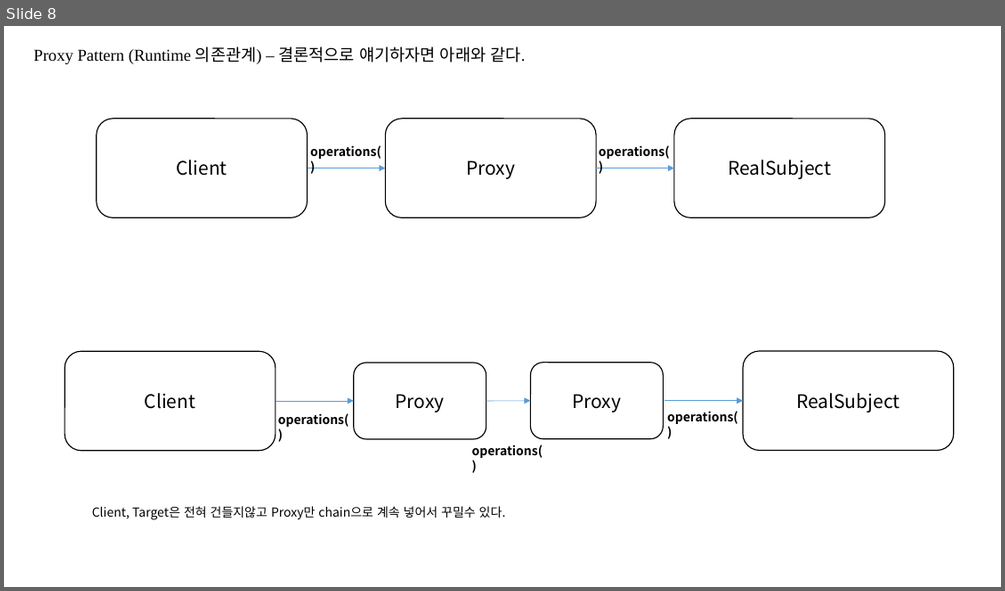
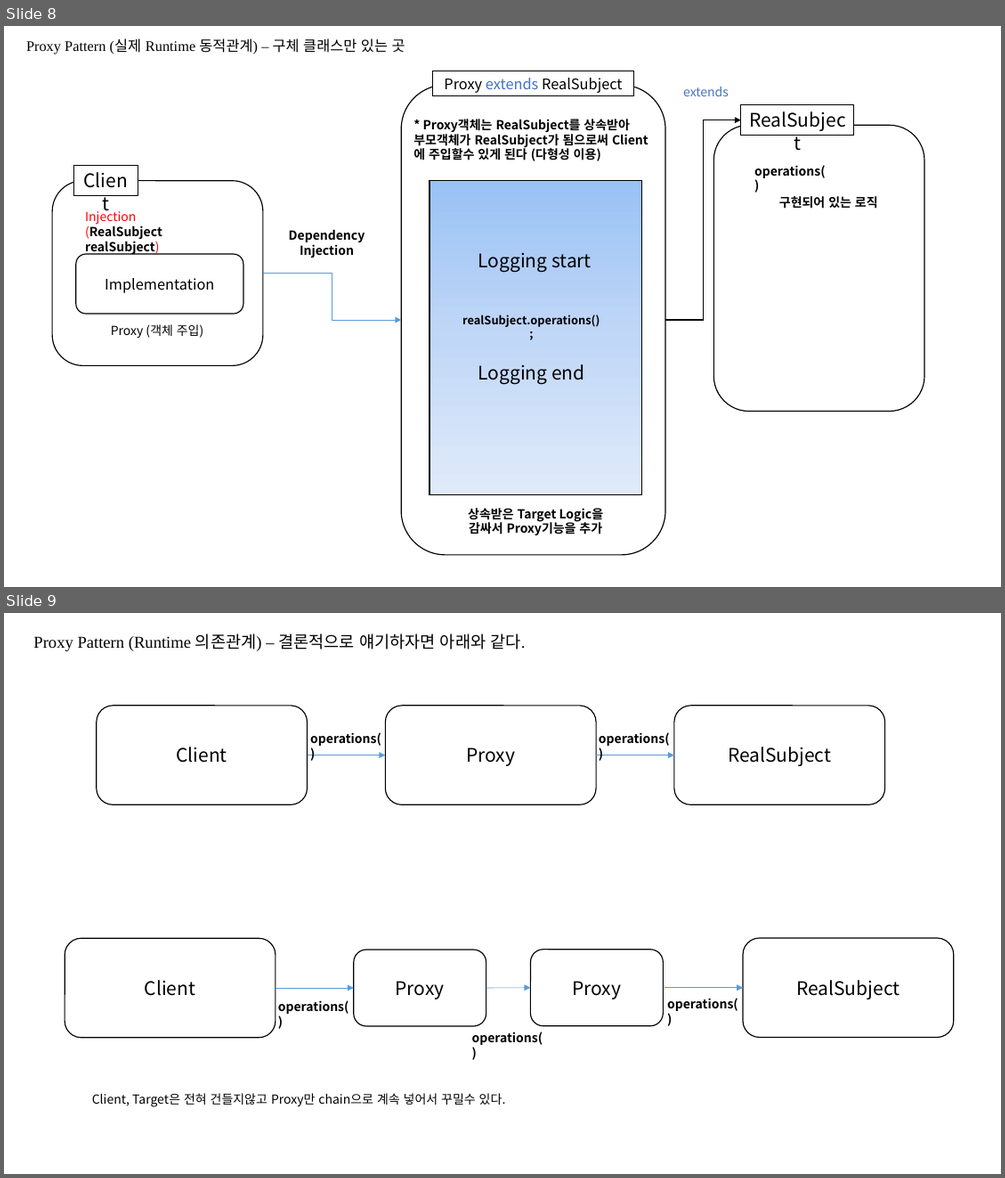
Before and after one commit to taehyuklee/BackEndDevelopment, a slide deck: SpringFramework/SpringAdvanced/DesignPattern.pptx. Shown one above the other, each under a label of ours: slide 8 before the commit, slides 8 and 9 after it. The pictures are 1005x591 and 1005x1178 pixels, drawn with LibreOffice and Linux fonts; fonts in the diff are those of the drawing. Boxes give left, top, right and bottom in pixels: in the first picture for what was removed or moved away, otherwise in the second. Text is boxed around its words. In the diff, an @@ line names an element or a change of style, - is before the commit and + after.

Commit message:
commit) ProxyPattern V2까지 적용

```diff
--- a/SpringFramework/SpringAdvanced/DesignPattern.pptx
+++ b/SpringFramework/SpringAdvanced/DesignPattern.pptx
@@ slide 8 added at (x1=4, y1=26, x2=1001, y2=587), background #FFFFFF @@
@@ text added at (x1=26, y1=38, x2=405, y2=54), 14 pt, text #000000 @@
+Proxy Pattern (실제 Runtime 동적관계) – 구체 클래스만 있는 곳
@@ group added at (x1=53, y1=70, x2=924, y2=555): 11 texts, 4 rectangles, 4 rounded rectangles, 2 elbow arrows @@
+Implementation
+Proxy extends RealSubject
+Client
+Injection
+(RealSubject realSubject)
+RealSubject
+operations()
+구현되어 있는 로직
+Proxy (객체 주입)
+* Proxy객체는 RealSubject를 상속받아 부모객체가 RealSubject가 됨으로써 Client에 주입할수 있게 된다 (다형성 이용)
+realSubject.operations();
+extends
+Logging start
+Logging end
+Dependency Injection
+상속받은 Target Logic을 감싸서 Proxy기능을 추가
@@ what was slide 8 is now slide 9 @@
```
Also in this commit, not shown: 1 slide changed, 8 other files.
